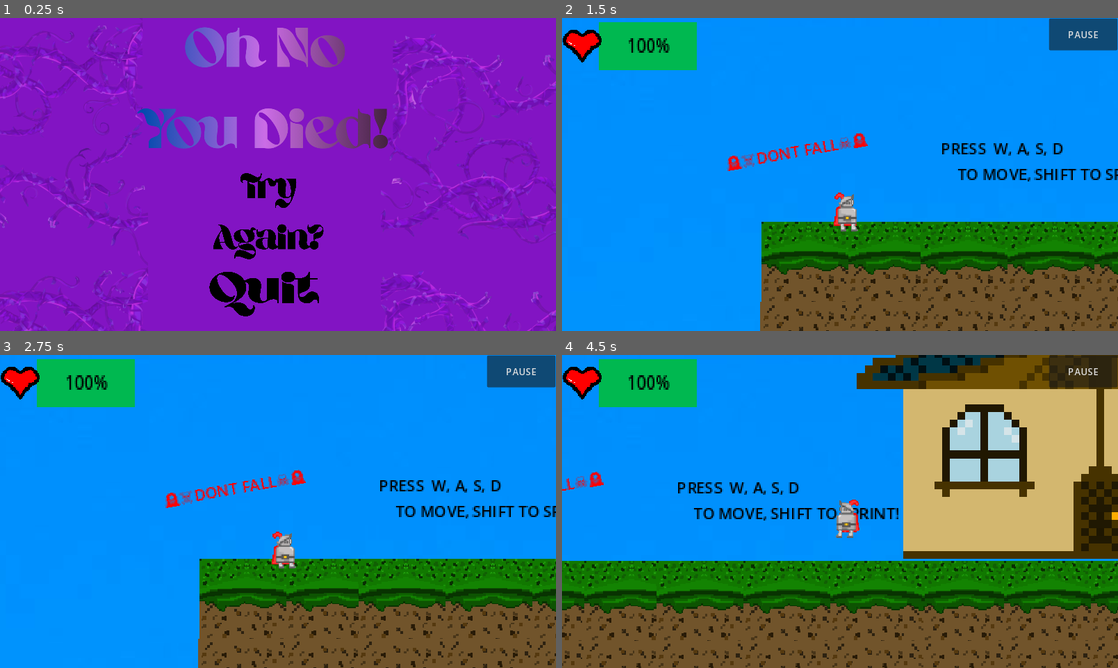
Above: before the commit, frames 1-4 (two rows, left to right).
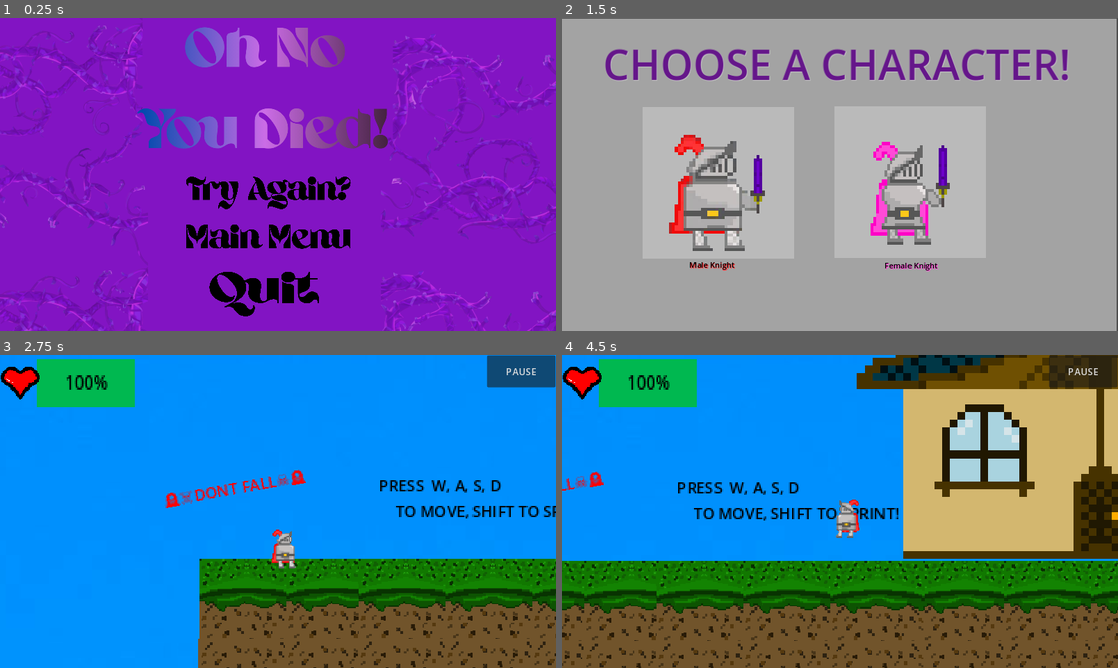
Above: after the commit, the same moments.

Repository: NotCritKai/TCITC
Game: Godot game, scene res://scenes/death_menu.tscn
Same seed, same stepped clock (60 frames per second), same inputs: the game is played once before the commit and once after it. This scene is started directly instead of the project's main scene.
Inputs (mouse positions are in pixels of both pictures, inside the frame that each line leads up to):
- Up to frame 1 (0.25 s): no input
- Up to frame 2 (1.5 s): click (828, 240) at 0.52 s; click (840, 315) at 1.27 s
- Up to frame 3 (2.75 s): click (155, 520) at 2.02 s
- Up to frame 4 (4.5 s): tap Space at 2.75, 3.5, 4.25 s; move the mouse to (962, 495) at 2.77 s; hold D (move_right) 2.78-4.28 s; tap F (attack) at 2.85 s; tap W (jump) at 3.02, 3.77 s; move the mouse to (728, 527) at 3.52 s; tap Shift (sprint) at 3.6 s; move the mouse to (895, 442) at 4.27 s; hold A (move_left) from 4.28 s (still down); hold Mouse wheel up (zoom_in) from 4.28 s (still down)

The runs differ from the first frame. In frame 1, 2.5% of the frame differs, in the area x 33-64%, y 49-78%; in frame 2, 100%, in the area x 0-100%, y 0-100%; in frame 3, 0.2%; in frame 4, less than 0.1%.

Commit message:
When u die, u can go back to main menu

Diff:
--- a/scenes/death_menu.tscn
+++ b/scenes/death_menu.tscn
@@ -1,12 +1,15 @@
-[gd_scene load_steps=17 format=3 uid="uid://c1ftujv5o5u0l"]
+[gd_scene load_steps=23 format=3 uid="uid://c1ftujv5o5u0l"]
 
 [ext_resource type="Script" path="res://scripts/death_menu.gd" id="1_mr7k3"]
 [ext_resource type="Texture2D" uid="uid://debfxhk6oic4a" path="res://assets/Main_Menu_Assets/10.png" id="2_jxxqc"]
-[ext_resource type="Texture2D" uid="uid://8qm6s3lhc23w" path="res://assets/Main_Menu_Assets/11.png" id="3_ue4n2"]
-[ext_resource type="Texture2D" uid="uid://cxk8p5xjg3gin" path="res://assets/Main_Menu_Assets/12.png" id="4_5bs00"]
-[ext_resource type="Texture2D" uid="uid://c1qyc4yg66rlw" path="res://assets/Main_Menu_Assets/13.png" id="5_vkawr"]
+[ext_resource type="Texture2D" uid="uid://d3j41vdiowiy8" path="res://assets/Main_Menu_Assets/11.png" id="3_ue4n2"]
+[ext_resource type="Texture2D" uid="uid://dc2pchq8u5o4s" path="res://assets/Main_Menu_Assets/12.png" id="4_5bs00"]
+[ext_resource type="Texture2D" uid="uid://bjqqiurmstpwq" path="res://assets/Main_Menu_Assets/13.png" id="5_vkawr"]
 [ext_resource type="Texture2D" uid="uid://bf6juqt0m73wk" path="res://assets/Main_Menu_Assets/3.png" id="6_o6a1m"]
+[ext_resource type="Texture2D" uid="uid://cst3hnbptb5oo" path="res://assets/Main_Menu_Assets/33.png" id="6_xd1lh"]
+[ext_resource type="Texture2D" uid="uid://bvofepfiw281a" path="res://assets/Main_Menu_Assets/34.png" id="7_h02kk"]
 [ext_resource type="Texture2D" uid="uid://ctx62isclk0xb" path="res://assets/Main_Menu_Assets/2.png" id="7_h252v"]
+[ext_resource type="Texture2D" uid="uid://bg1bb8huy2iwb" path="res://assets/Main_Menu_Assets/35.png" id="8_b8n8u"]
 [ext_resource type="Texture2D" uid="uid://dfn2r6ghmwou7" path="res://assets/Main_Menu_Assets/5.png" id="8_pch3m"]
 [ext_resource type="AudioStream" uid="uid://b40rles6ywja" path="res://assets/Sounds/TCITC Death Music.mp3" id="9_mqcaw"]
 
@@ -21,6 +24,15 @@
 
 [sub_resource type="StyleBoxTexture" id="StyleBoxTexture_gbayw"]
 texture = ExtResource("5_vkawr")
+
+[sub_resource type="StyleBoxTexture" id="StyleBoxTexture_cxsh8"]
+texture = ExtResource("6_xd1lh")
+
+[sub_resource type="StyleBoxTexture" id="StyleBoxTexture_orl7n"]
+texture = ExtResource("7_h02kk")
+
+[sub_resource type="StyleBoxTexture" id="StyleBoxTexture_kt71g"]
+texture = ExtResource("8_b8n8u")
 
 [sub_resource type="StyleBoxTexture" id="StyleBoxTexture_4r8m1"]
 texture = ExtResource("6_o6a1m")
@@ -57,12 +69,22 @@
 [node name="TryAgain" type="Button" parent="."]
 layout_mode = 0
 offset_left = 384.0
-offset_top = 305.0
+offset_top = 257.0
 offset_right = 728.0
-offset_bottom = 509.0
+offset_bottom = 461.0
 theme_override_styles/normal = SubResource("StyleBoxTexture_i63c6")
 theme_override_styles/hover = SubResource("StyleBoxTexture_svk63")
 theme_override_styles/pressed = SubResource("StyleBoxTexture_gbayw")
+
+[node name="MainMenu" type="Button" parent="."]
+layout_mode = 0
+offset_left = 384.0
+offset_top = 357.0
+offset_right = 728.0
+offset_bottom = 561.0
+theme_override_styles/normal = SubResource("StyleBoxTexture_cxsh8")
+theme_override_styles/hover = SubResource("StyleBoxTexture_orl7n")
+theme_override_styles/pressed = SubResource("StyleBoxTexture_kt71g")
 
 [node name="Quit" type="Button" parent="."]
 layout_mode = 0
@@ -79,4 +101,5 @@
 autoplay = true
 
 [connection signal="pressed" from="TryAgain" to="." method="_on_try_again_pressed"]
+[connection signal="pressed" from="MainMenu" to="." method="_on_main_menu_pressed"]
 [connection signal="pressed" from="Quit" to="." method="_on_quit_pressed"]
--- a/scripts/death_menu.gd
+++ b/scripts/death_menu.gd
@@ -17,9 +17,11 @@
 #-------------------------------------------------------------------------------
 
 #-------------------------------------------------------------------------------
-#Death menu code is here for some reason....
 func _on_try_again_pressed():#restarts main scene 1
 	get_tree().change_scene_to_file("res://scenes/Scene1GAME.tscn")
+
+func _on_main_menu_pressed():
+	get_tree().change_scene_to_file("res://scenes/Main_Menu.tscn")
 #-------------------------------------------------------------------------------
 
 #-------------------------------------------------------------------------------
Binary file changed: assets/Main_Menu_Assets/11.png
Not shown, changed: assets/Main_Menu_Assets/11.png.import
Binary file changed: assets/Main_Menu_Assets/12.png
Not shown, changed: assets/Main_Menu_Assets/12.png.import
Binary file changed: assets/Main_Menu_Assets/13.png
Binary file added: assets/Main_Menu_Assets/33.png
Not shown, changed: assets/Main_Menu_Assets/33.png.import
Binary file added: assets/Main_Menu_Assets/34.png
Not shown, changed: assets/Main_Menu_Assets/34.png.import
Binary file added: assets/Main_Menu_Assets/35.png
Not shown, changed: assets/Main_Menu_Assets/35.png.import
